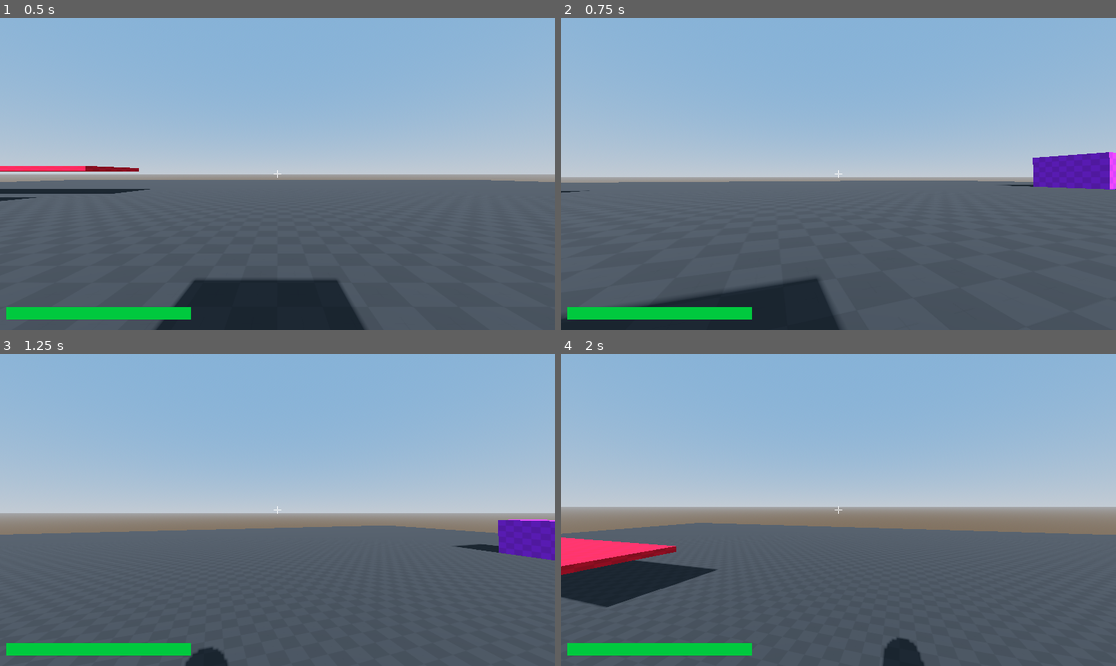
Above: before the commit, frames 1-4 (two rows, left to right).
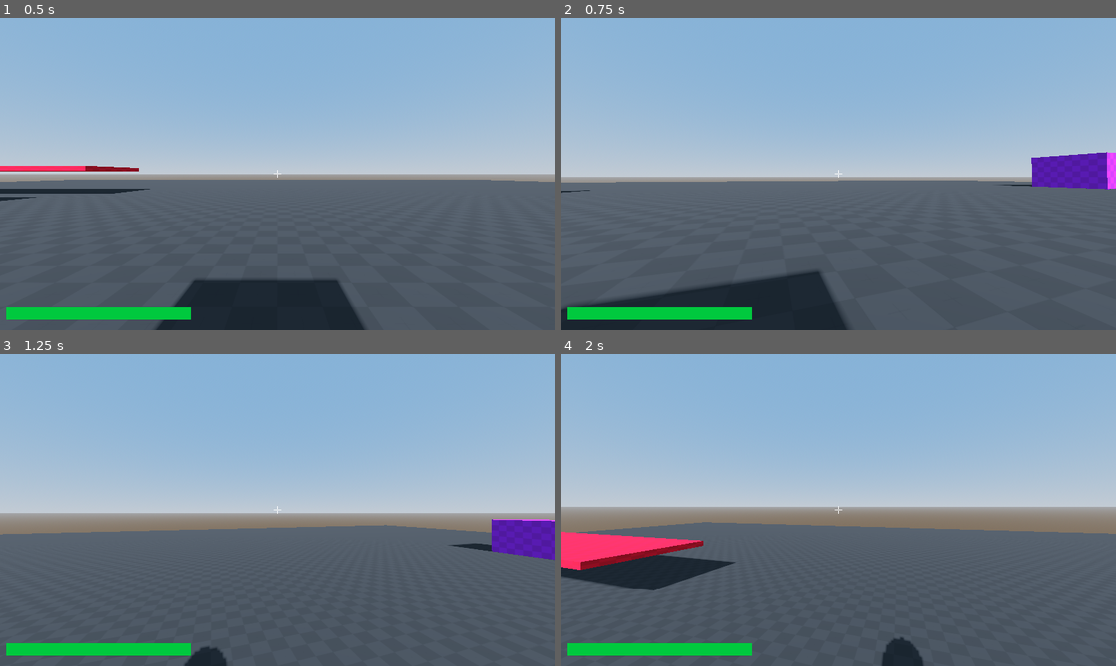
Above: after the commit, the same moments.

Repository: Lilhappy19/Karlson_remaster
Game: Godot game, scene res://scenes/main.tscn
The game is run twice, just before and just after one commit, with the same random seed, the same clock (stepped at 60 frames per second) and the same inputs.
Inputs (mouse positions are in pixels of both pictures, inside the frame that each line leads up to):
- Up to frame 1 (0.5 s): no input
- Up to frame 2 (0.75 s): tap Enter at 0.5 s; move the mouse to (866, 174) at 0.52 s; hold W (Move_Forward) from 0.53 s (still down); hold Ctrl (Move_Crouch_Slide) from 0.53 s (still down)
- Up to frame 3 (1.25 s): keep holding W (Move_Forward); keep holding Ctrl (Move_Crouch_Slide); tap Space (Move_Jump) at 0.77 s; tap Shift (Move_Sprint) at 0.8 s
- Up to frame 4 (2 s): keep holding W (Move_Forward); move the mouse to (810, 510) at 1.27 s; release Ctrl (Move_Crouch_Slide) at 1.28 s; tap Shift (Move_Sprint) at 1.35 s; tap Space (Move_Jump) at 1.52 s; tap Ctrl (Move_Crouch_Slide) at 1.55 s

Frame 1 is identical in both runs. In frame 2, 1.3% of the frame differs, in the area x 0-100%, y 42-100%; in frame 3, 0.2%; in frame 4, 2.3%, in the area x 0-100%, y 53-100%.

Commit message:
fix: movement

Diff:
--- a/scripts/Player.gd
+++ b/scripts/Player.gd
@@ -3,7 +3,7 @@
 class_name Player
 
 @export var health : float = 100
-@export var speed : float = 10
+@export var speed : float = 500
 @export var speed_M : float = 2
 @export var jump_force : float = 20
 @export var camera_sensitivity : float = 1
@@ -34,13 +34,13 @@
 func _physics_process(_delta: float) -> void:
 	_camera()
 	if mouse_lock:
-		_movement()
+		_movement(_delta)
 		_change_shape()
 
 func _ray_update():
 	ground_check_shape.force_shapecast_update()
 
-func _movement():
+func _movement(_delta : float):
 	_ray_update()
 	var dir : Vector3 = Vector3.ZERO
 
@@ -60,14 +60,14 @@
 	dir = dir.normalized().rotated(Vector3.UP,rotation.y)
 
 	if Input.is_action_pressed("Move_Crouch_Slide"):
-		linear_velocity.z = dir.z * speed / speed_M
-		linear_velocity.x = dir.x * speed / speed_M
+		linear_velocity.z = dir.z * speed / speed_M * _delta
+		linear_velocity.x = dir.x * speed / speed_M * _delta
 	elif Input.is_action_pressed("Move_Sprint"):
-		linear_velocity.z = dir.z * speed * speed_M
-		linear_velocity.x = dir.x * speed * speed_M
+		linear_velocity.z = dir.z * speed * speed_M * _delta
+		linear_velocity.x = dir.x * speed * speed_M * _delta
 	else:
-		linear_velocity.z = dir.z * speed
-		linear_velocity.x = dir.x * speed
+		linear_velocity.z = dir.z * speed * _delta
+		linear_velocity.x = dir.x * speed * _delta
 
 func _camera():
 	_mouse_lock()
